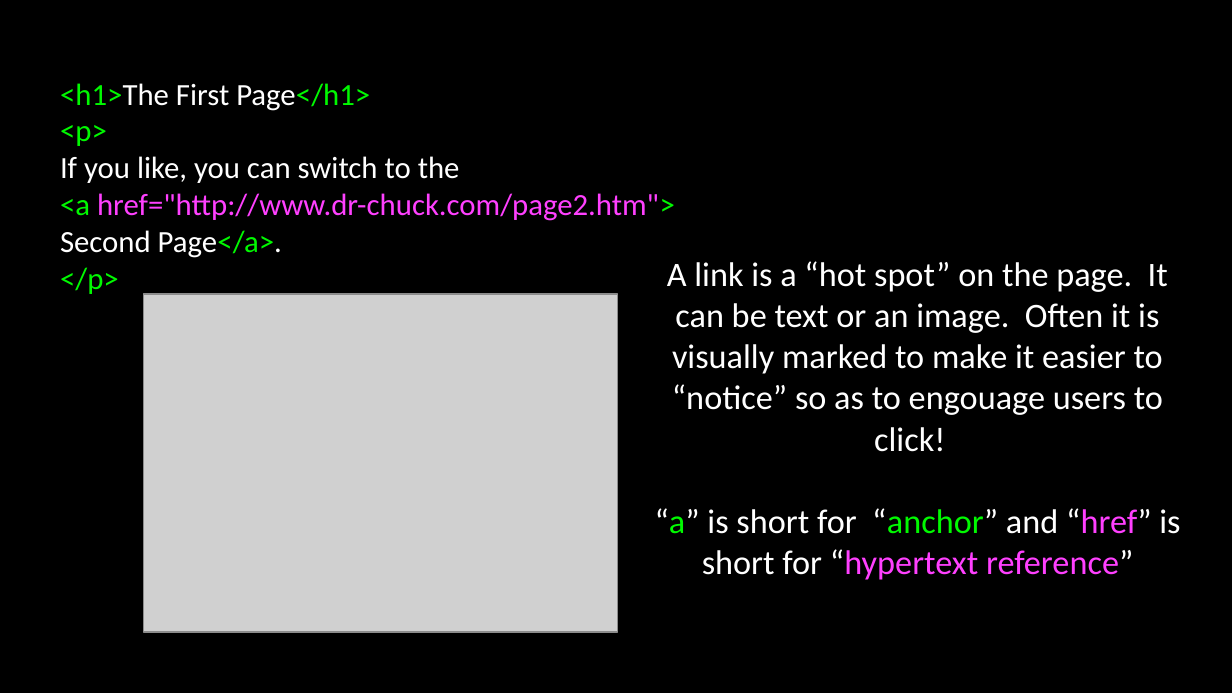
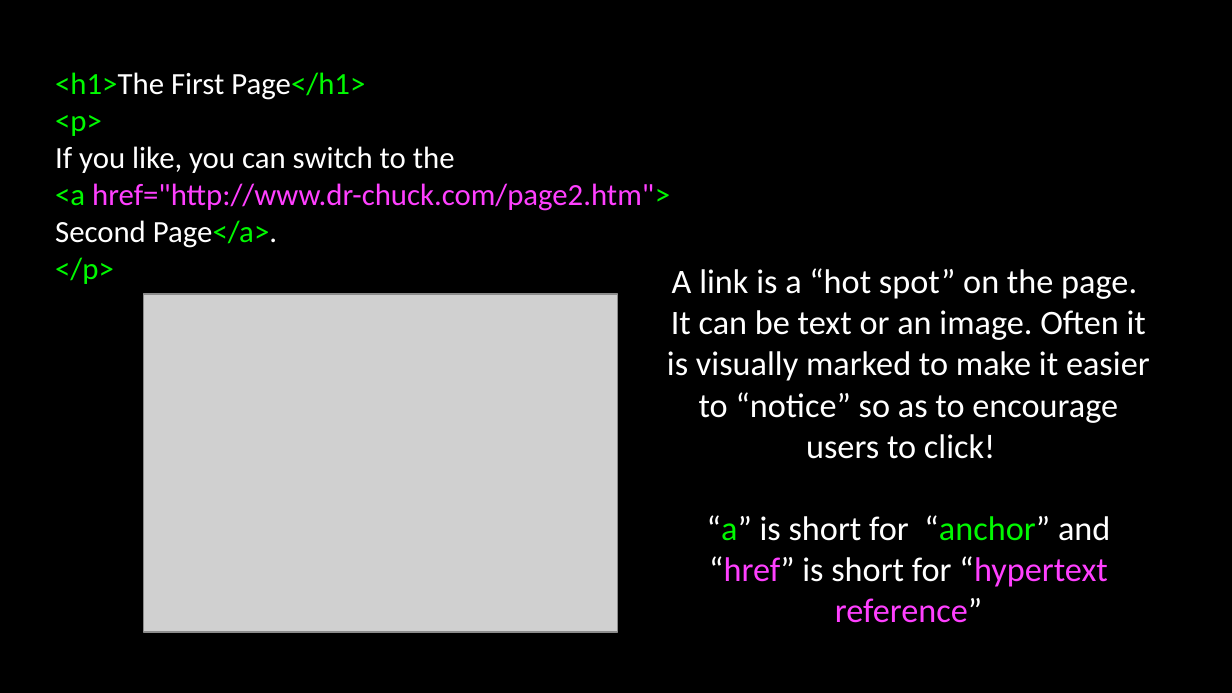
Before and after one commit to csev/wa4e, a slide deck: slide 20 of lectures/Web-02-HTML.ppt. Drawn at 1232x693 pixels with LibreOffice and Linux fonts; fonts in the diff are those of the drawing; grey boxes stand for pictures. Boxes give left, top, right and bottom in pixels: in the first picture for what was removed or moved away, otherwise in the second. Text is boxed around its words. In the diff, an @@ line names an element or a change of style, - is before the commit and + after.

```diff
--- a/lectures/Web-02-HTML.ppt
+++ b/lectures/Web-02-HTML.ppt
@@ text "<h1>The First Page</h1>": place and size @@
-text "<h1>The First Page</h1>" at <box>60,83,675,294</box>
+text "<h1>The First Page</h1>" at <box>55,72,670,284</box>
@@ text "A link is a “hot ...": place and size @@
-text "A link is a “hot ..." at <box>655,261,1180,580</box>
+text "A link is a “hot ..." at <box>667,268,1150,623</box>
@@ text at <box>667,268,1150,459</box>: text changed @@
-A link is a “hot spot” on the page. It can be text or an image. Often it is visually marked to make it easier to “notice” so as to engouage users to click!
+A link is a “hot spot” on the page. It can be text or an image. Often it is visually marked to make it easier to “notice” so as to encourage users to click!
```
Also in this commit, not shown: 28 other slides changed, 2 other files.
